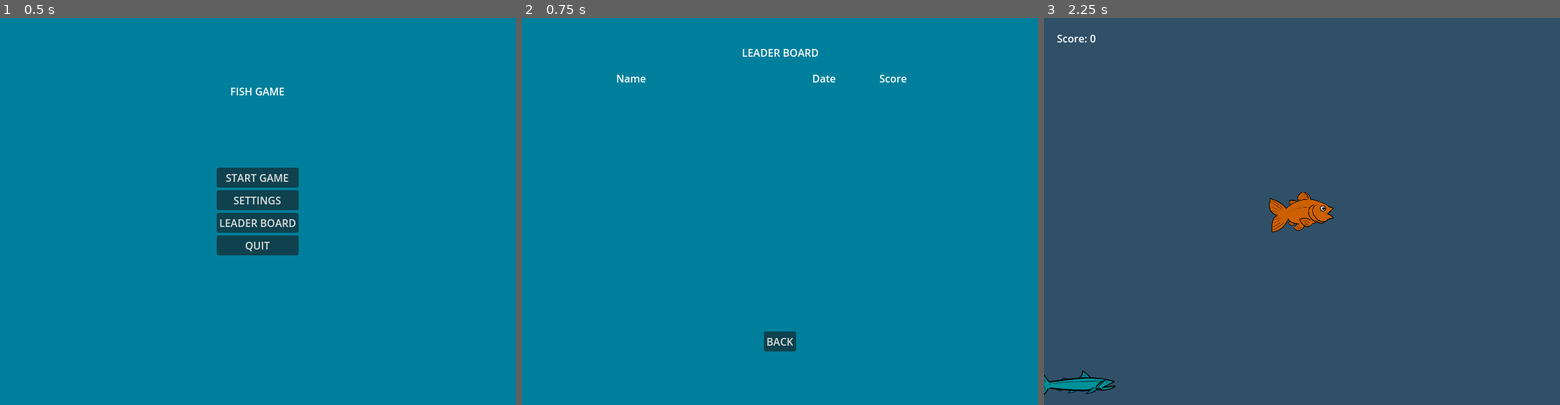
Above: before the commit, frames 1-3 (left to right).
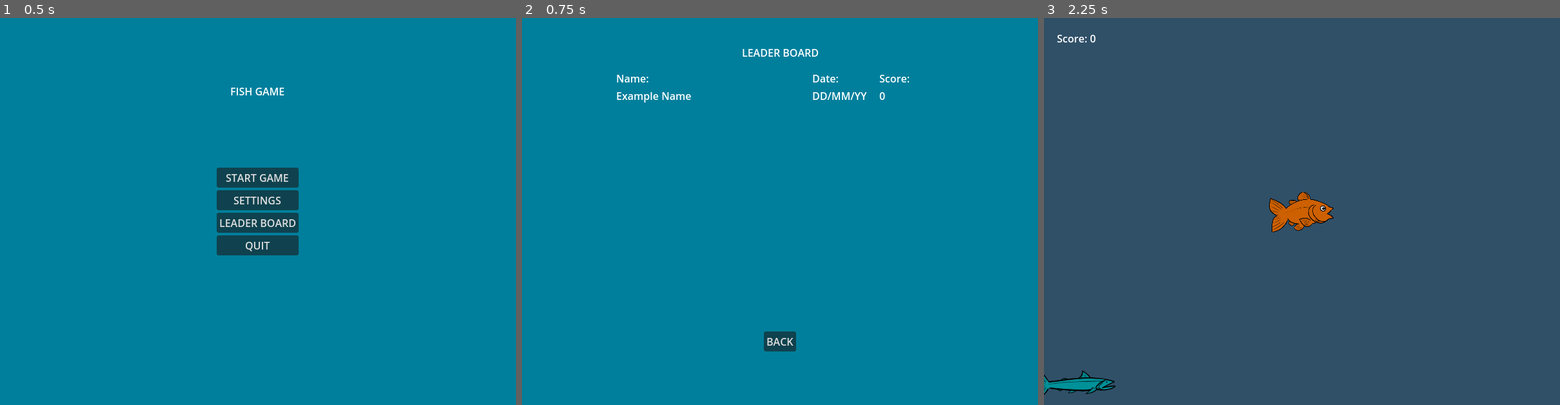
Above: after the commit, the same moments.

Repository: CatNine9/FishGame
Game: Godot game, scene res://UI/MainMenu.tscn
Two runs of this game, one before a commit and one after it. Both use one fixed random seed, a clock stepped at 60 frames per second and the inputs below.
Inputs:
- Up to frame 1 (0.5 s): no input
- Up to frame 2 (0.75 s): click "LEADER BOARD" at 0.5 s
- Up to frame 3 (2.25 s): click "BACK" at 1.25 s; click "START GAME" at 2 s

Frame 1 is identical in both runs. In frame 2, 0.3% of the frame differs, in the area x 18-75%, y 15-22%; in frame 3, nothing differs.

Commit message:
A non-working example of name, date and score have been added to leader board using labels.

Diff:
--- a/FishGame/UI/LeaderBoard.tscn
+++ b/FishGame/UI/LeaderBoard.tscn
@@ -47,7 +47,13 @@
 custom_minimum_size = Vector2(300, 0)
 layout_mode = 2
 size_flags_vertical = 0
-text = "Name"
+text = "Name:"
+
+[node name="ExampleNameLabel" type="Label" parent="CenterContainer/MenuVbox/HBoxContainer/NameVbox"]
+custom_minimum_size = Vector2(300, 0)
+layout_mode = 2
+size_flags_vertical = 0
+text = "Example Name"
 
 [node name="DateVbox" type="VBoxContainer" parent="CenterContainer/MenuVbox/HBoxContainer"]
 layout_mode = 2
@@ -56,7 +62,13 @@
 custom_minimum_size = Vector2(100, 0)
 layout_mode = 2
 size_flags_vertical = 0
-text = "Date"
+text = "Date:"
+
+[node name="ExampleDateLabel" type="Label" parent="CenterContainer/MenuVbox/HBoxContainer/DateVbox"]
+custom_minimum_size = Vector2(100, 0)
+layout_mode = 2
+size_flags_vertical = 0
+text = "DD/MM/YY"
 
 [node name="ScoreVbox" type="VBoxContainer" parent="CenterContainer/MenuVbox/HBoxContainer"]
 layout_mode = 2
@@ -65,7 +77,13 @@
 custom_minimum_size = Vector2(100, 0)
 layout_mode = 2
 size_flags_vertical = 0
-text = "Score"
+text = "Score:"
+
+[node name="ExampleScoreLabel" type="Label" parent="CenterContainer/MenuVbox/HBoxContainer/ScoreVbox"]
+custom_minimum_size = Vector2(100, 0)
+layout_mode = 2
+size_flags_vertical = 0
+text = "0"
 
 [node name="BackButton" type="Button" parent="CenterContainer/MenuVbox"]
 custom_minimum_size = Vector2(50, 0)
